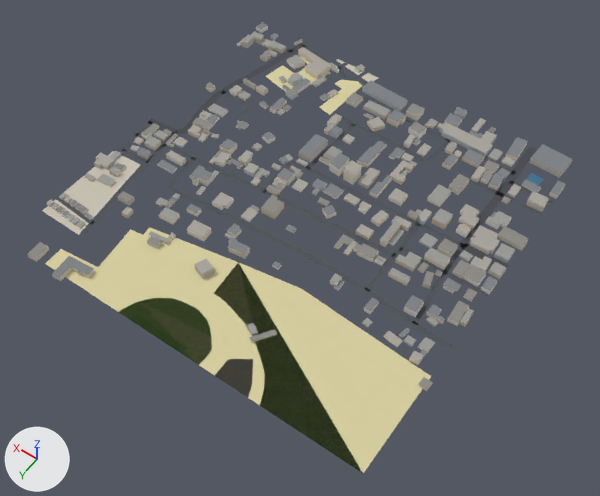
Renders of the glTF model public/tiles/-1_2.lod1.glb from each side of a commit.
One viewpoint serves both versions: a 50 mm lens placed at (-389.0, 550.0, 770.0), pointed at (-26.0, 42.0, -28.0). The lights are fixed; the arrows at lower left show +X, +Y and +Z. The older version comes first. Where no turn or scale is listed for an object, it has been applied to the vertices. Vertices at exactly the same position are counted once.

The older version as bpy lines, for what is in view:
```python
me_buildings_roofs = bpy.data.meshes.new('buildings_roofs')
me_buildings_roofs.from_pydata(...)  # 1137 vertices, 643 faces; spans x -256.0..256.0, y -258.0..258.0, z -8.0..8.0
me_buildings_roofs.materials.append(mat_buildings_roofs)
me_buildings_walls = bpy.data.meshes.new('buildings_walls')
me_buildings_walls.from_pydata(...)  # 2271 vertices, 2290 faces; spans x -256.0..256.0, y -258.0..258.0, z -10.0..10.0
me_buildings_walls.materials.append(mat_buildings_walls)
me_landuse = bpy.data.meshes.new('landuse')
me_landuse.from_pydata(...)  # 87 vertices, 65 faces; spans x -250.0..250.0, y -250.0..250.0, z 0.0
me_landuse.materials.append(mat_landuse)
ob_buildings_roofs = bpy.data.objects.new('buildings_roofs', me_buildings_roofs)
ob_buildings_roofs.location = (0.0, 1.0, 11.0)
ob_buildings_walls = bpy.data.objects.new('buildings_walls', me_buildings_walls)
ob_buildings_walls.location = (0.0, 1.0, 10.0)
ob_landuse = bpy.data.objects.new('landuse', me_landuse)
ob_landuse.location = (0.0, 0.0, 0.0)
# also in view: 'roads' at (0.0, -30.0, 0.0)
```
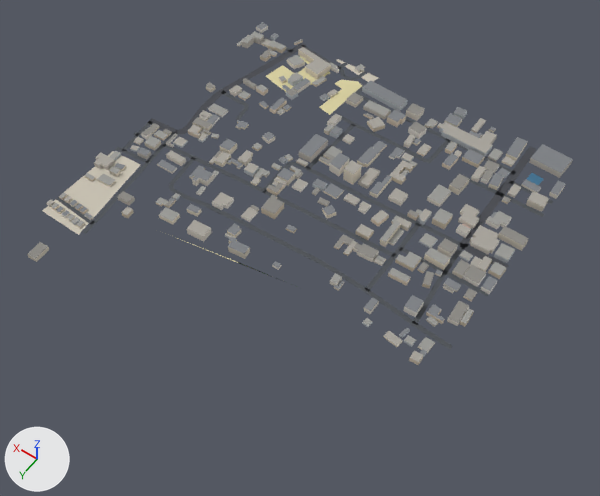
Where the newer file only moved an object's origin or applied its transform, the numbers keep the older frame.

Where the change shows, as pixel boxes (x1, y1, x2, y2) in the pictures (600 x 496 px):
'landuse', reshaped, moved
    before: (42, 56, 470, 473)
    after: (42, 56, 470, 287)
'buildings_roofs', reshaped (7% shorter)
    before: (28, 22, 573, 389)
    after: (28, 22, 573, 362)
part 1 of me_landuse, deleted (green)
    before: (119, 298, 212, 365)
part 2 of me_landuse, deleted
    before: (214, 359, 253, 397)
part 3 of me_landuse, deleted
    before: (131, 314, 189, 354)
part 4 of me_landuse, cut back
    before: (45, 227, 431, 473)
    after: (172, 236, 297, 287)
part 5 of me_buildings_roofs, deleted
    before: (52, 231, 433, 389)

Diff of the bpy script that builds the scene:
```diff
--- a/public/tiles/-1_2.lod1.glb.py
+++ b/public/tiles/-1_2.lod1.glb.py
@@ me_landuse @@
 # used by ob_landuse; location = (0.0, 0.0, 0.0)
-me_landuse.from_pydata(...)  # 87 vertices, 65 faces; spans x -250.0..250.0, y -250.0..250.0, z 0.0
+me_landuse.from_pydata(...)  # 48 vertices, 26 faces; spans x -250.0..250.0, y -250.0..250.0, z 0.0
+# me_landuse part 1: the loose piece of 22 vertices spanning x -43.0..73.0, y 196.0..250.0, z 0.0 is deleted
+# me_landuse part 2: the loose piece of 5 vertices spanning x -109.0..-64.0, y 211.0..250.0, z 0.0 is deleted
+# me_landuse part 3: the loose piece of 4 vertices spanning x -21.0..55.0, y 240.0..250.0, z 0.0 is deleted
+# me_landuse part 4
+# 11 vertices are removed from x -250.0..189.0, y 152.0..250.0, z 0.0
+# 16 faces are deleted
+# 3 vertices are added at (-129.0, 110.0, 0.0), (188.0, 247.0, 0.0), (7.0, 119.0, 0.0)
+# 2 new faces join them
 me_landuse.materials.append(mat_landuse)
@@ me_buildings_roofs @@
 # used by ob_buildings_roofs; location = (0.0, 1.0, 11.0)
-me_buildings_roofs.from_pydata(...)  # 1137 vertices, 643 faces; spans x -256.0..256.0, y -258.0..258.0, z -8.0..8.0
+me_buildings_roofs.from_pydata(...)  # 1095 vertices, 619 faces; spans x -253.0..256.0, y -258.0..254.0, z -8.0..8.0
+# me_buildings_roofs part 5: 9 loose pieces with 42 vertices, spanning x -256.0..168.0, y 125.0..258.0, z -8.0..-2.0, are deleted
 me_buildings_roofs.materials.append(mat_buildings_roofs)
```
